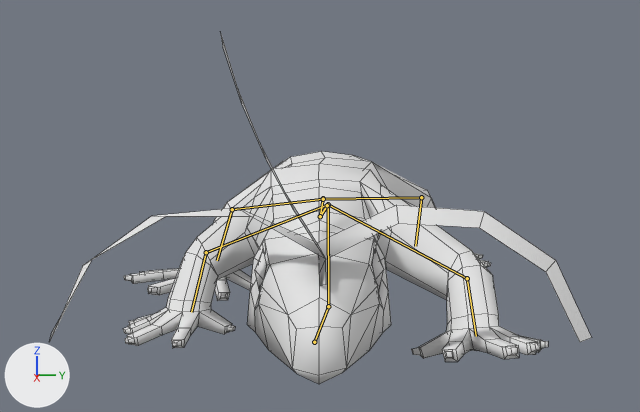
The Blender file Uni/Semester 2 - 2018/COMP3320 - Computer Graphics/Assignments/MajorAssignment/COMP3320-master/GLFW_EXAMPLE/assets/obj/little_lizard_01.blend as it was, and as the next commit left it.
Both versions are drawn from a 50 mm camera at (1.84, -0.01, 0.35) aimed at (-0.68, -0.01, 0.1). The lights are fixed; the arrows at lower left show +X, +Y and +Z. Both versions are drawn at frame 9 of the action 'ArmatureAction'; the numbers are the values there. The bones that bend it are drawn over the model as lines. Mesh edges are drawn as thin lines.
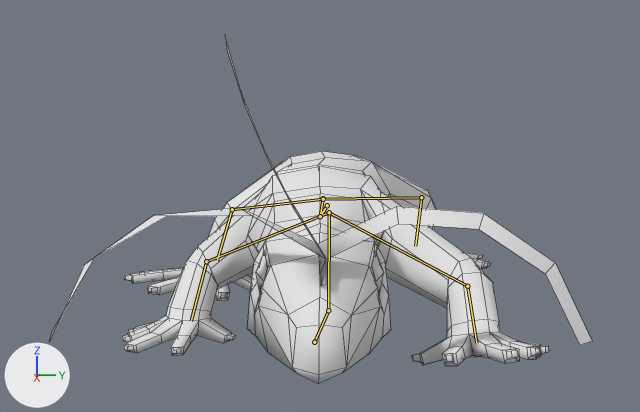
Pixel boxes (x1, y1, x2, y2) of what changed, in the pictures (640 x 412 px):
'Cube.001', posed
    before: (50, 35, 592, 384)
    after: (50, 37, 592, 384)
bone 'Head.005', root to tip
    before: (314, 342) to (328, 306)
    after: (314, 342) to (328, 310)

What changed in the scene script:
```text
Change bone_head_005:
    where bone_head_005 = bpy.data.objects['Armature'].pose.bones['Head.005']
    bone_head_005.rotation_quaternion: (1.0, 0.0, 0.0, 0.0) -> (1.0, -0.02, 0.0, 0.01)  # degrees (0, 0, 0) -> degrees (-2, 0, 1)
```
